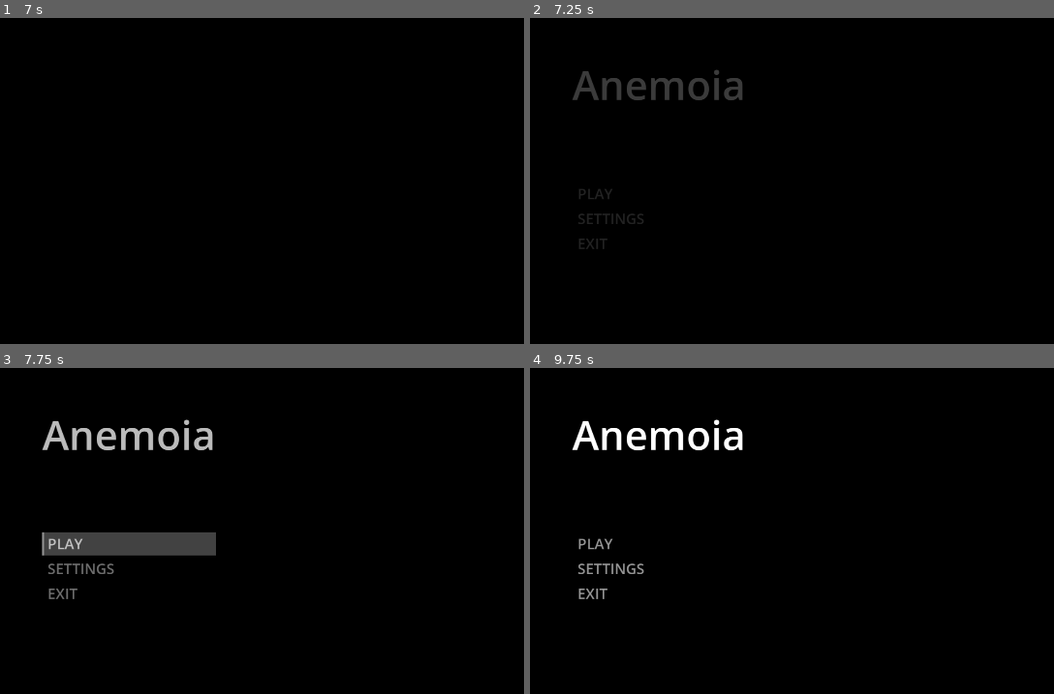
Above: before the commit, frames 1-4 (two rows, left to right).
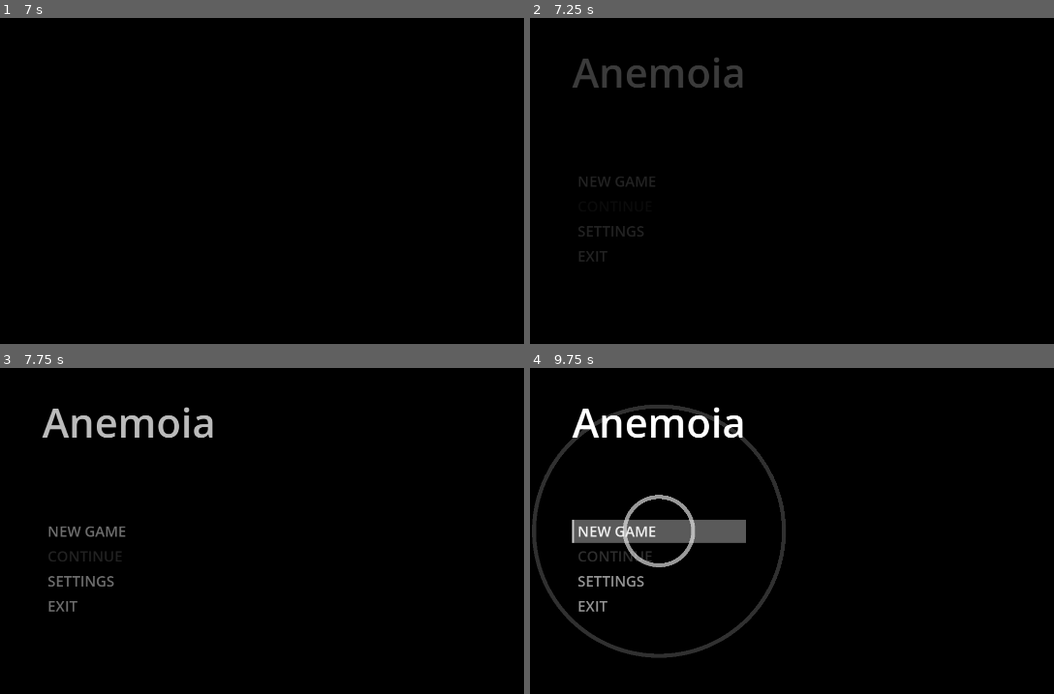
Above: after the commit, the same moments.

Repository: sun-jar/anemoia
Game: Godot game, scene res://scenes/user_interface/SplashScreen.tscn
The game is run twice, just before and just after one commit, with the same random seed, the same clock (stepped at 60 frames per second) and the same inputs.
Inputs (mouse positions are in pixels of both pictures, inside the frame that each line leads up to):
- Up to frame 1 (7 s): tap Enter at 0.5, 3.5, 6.5 s; move the mouse to (outside the picture) at 0.52 s; click (outside the picture) at 0.67 s; move the mouse to (230, 148) at 1.27 s; click (230, 148) at 1.42 s; move the mouse to (466, 31) at 2.02 s; click (466, 31) at 2.17 s; tap Space at 2.75, 4.25 s; move the mouse to (345, 213) at 2.77 s; click (345, 213) at 2.92 s; move the mouse to (outside the picture) at 3.52 s; click (outside the picture) at 3.67 s; move the mouse to (157, 60) at 4.27 s; click (157, 60) at 4.42 s; move the mouse to (424, 125) at 5.02 s; click (424, 125) at 5.17 s; move the mouse to (272, 18) at 5.77 s; click (272, 18) at 5.92 s; move the mouse to (outside the picture) at 6.52 s; click (outside the picture) at 6.67 s
- Up to frame 2 (7.25 s): no input
- Up to frame 3 (7.75 s): click (131, 544) at 7.25 s, where only the run before the commit has a clickable "PLAY"
- Up to frame 4 (9.75 s): click (661, 544) at 8 s, where only the run before the commit has a clickable "PLAY"; click (661, 531) at 8.75 s, where only the run after the commit has a clickable "NEW GAME"; click (661, 531) at 9.5 s, where only the run after the commit has a clickable "NEW GAME"

Frame 1 is identical in both runs. In frame 2, 2.1% of the frame differs, in the area x 8-41%, y 12-75%; in frame 3, 4.9%; in frame 4, 7.1%, in the area x 0-49%, y 11-90%.

Commit message:
feat: add new game & continue, wave on each click in main menu

Diff:
--- a/scenes/user_interface/MainMenu.tscn
+++ b/scenes/user_interface/MainMenu.tscn
@@ -55,9 +55,16 @@
 [node name="VBoxContainer" type="VBoxContainer" parent="ColorRect/MarginContainer/HBoxContainer/VBoxContainer/MarginContainer"]
 layout_mode = 2
 
-[node name="Play2" type="Button" parent="ColorRect/MarginContainer/HBoxContainer/VBoxContainer/MarginContainer/VBoxContainer"]
+[node name="NewGame" type="Button" parent="ColorRect/MarginContainer/HBoxContainer/VBoxContainer/MarginContainer/VBoxContainer"]
 layout_mode = 2
-text = " PLAY"
+text = " NEW GAME"
+alignment = 0
+script = ExtResource("3_qavlj")
+
+[node name="Continue" type="Button" parent="ColorRect/MarginContainer/HBoxContainer/VBoxContainer/MarginContainer/VBoxContainer"]
+layout_mode = 2
+disabled = true
+text = " CONTINUE"
 alignment = 0
 script = ExtResource("3_qavlj")
 
@@ -73,8 +80,10 @@
 alignment = 0
 script = ExtResource("3_qavlj")
 
-[connection signal="mouse_entered" from="ColorRect/MarginContainer/HBoxContainer/VBoxContainer/MarginContainer/VBoxContainer/Play2" to="ColorRect/MarginContainer/HBoxContainer/VBoxContainer/MarginContainer/VBoxContainer/Play2" method="_on_mouse_entered"]
-[connection signal="mouse_exited" from="ColorRect/MarginContainer/HBoxContainer/VBoxContainer/MarginContainer/VBoxContainer/Play2" to="ColorRect/MarginContainer/HBoxContainer/VBoxContainer/MarginContainer/VBoxContainer/Play2" method="_on_mouse_exited"]
+[connection signal="mouse_entered" from="ColorRect/MarginContainer/HBoxContainer/VBoxContainer/MarginContainer/VBoxContainer/NewGame" to="ColorRect/MarginContainer/HBoxContainer/VBoxContainer/MarginContainer/VBoxContainer/NewGame" method="_on_mouse_entered"]
+[connection signal="mouse_exited" from="ColorRect/MarginContainer/HBoxContainer/VBoxContainer/MarginContainer/VBoxContainer/NewGame" to="ColorRect/MarginContainer/HBoxContainer/VBoxContainer/MarginContainer/VBoxContainer/NewGame" method="_on_mouse_exited"]
+[connection signal="mouse_entered" from="ColorRect/MarginContainer/HBoxContainer/VBoxContainer/MarginContainer/VBoxContainer/Continue" to="ColorRect/MarginContainer/HBoxContainer/VBoxContainer/MarginContainer/VBoxContainer/Continue" method="_on_mouse_entered"]
+[connection signal="mouse_exited" from="ColorRect/MarginContainer/HBoxContainer/VBoxContainer/MarginContainer/VBoxContainer/Continue" to="ColorRect/MarginContainer/HBoxContainer/VBoxContainer/MarginContainer/VBoxContainer/Continue" method="_on_mouse_exited"]
 [connection signal="mouse_entered" from="ColorRect/MarginContainer/HBoxContainer/VBoxContainer/MarginContainer/VBoxContainer/Settings" to="ColorRect/MarginContainer/HBoxContainer/VBoxContainer/MarginContainer/VBoxContainer/Settings" method="_on_mouse_entered"]
 [connection signal="mouse_exited" from="ColorRect/MarginContainer/HBoxContainer/VBoxContainer/MarginContainer/VBoxContainer/Settings" to="ColorRect/MarginContainer/HBoxContainer/VBoxContainer/MarginContainer/VBoxContainer/Settings" method="_on_mouse_exited"]
 [connection signal="mouse_entered" from="ColorRect/MarginContainer/HBoxContainer/VBoxContainer/MarginContainer/VBoxContainer/Exit" to="ColorRect/MarginContainer/HBoxContainer/VBoxContainer/MarginContainer/VBoxContainer/Exit" method="_on_mouse_entered"]
--- /dev/null
+++ b/scenes/user_interface/MainMenuWave.tscn
@@ -0,0 +1,11 @@
+[gd_scene load_steps=2 format=3 uid="uid://5d5eftq5ef1f"]
+
+[ext_resource type="Script" path="res://scripts/user_interface/MainMenuWave.gd" id="1_byqjh"]
+
+[node name="MainMenuWave" type="Node2D"]
+script = ExtResource("1_byqjh")
+radius = 20.0
+expansion_speed = 300.0
+
+[node name="Line2D" type="Line2D" parent="."]
+default_color = Color(0.955963, 0.955963, 0.955963, 1)
--- a/scenes/user_interface/ui_theme.tres
+++ b/scenes/user_interface/ui_theme.tres
@@ -1,4 +1,16 @@
-[gd_resource type="Theme" load_steps=4 format=3 uid="uid://ckj3o7pvq8kca"]
+[gd_resource type="Theme" load_steps=5 format=3 uid="uid://ckj3o7pvq8kca"]
+
+[sub_resource type="StyleBoxFlat" id="StyleBoxFlat_2bx56"]
+content_margin_left = 4.0
+content_margin_top = 4.0
+content_margin_right = 4.0
+content_margin_bottom = 4.0
+bg_color = Color(0.223529, 0.223529, 0.223529, 0)
+corner_radius_top_left = 3
+corner_radius_top_right = 3
+corner_radius_bottom_right = 3
+corner_radius_bottom_left = 3
+corner_detail = 5
 
 [sub_resource type="StyleBoxFlat" id="StyleBoxFlat_0lvb7"]
 content_margin_left = 4.0
@@ -30,9 +42,11 @@
 
 [resource]
 Button/colors/font_color = Color(0.592157, 0.592157, 0.592157, 1)
+Button/colors/font_disabled_color = Color(1, 1, 1, 0.184314)
 Button/colors/font_focus_color = Color(0.592157, 0.592157, 0.592157, 1)
 Button/colors/font_hover_color = Color(0.95, 0.95, 0.95, 1)
 Button/font_sizes/font_size = 36
+Button/styles/disabled = SubResource("StyleBoxFlat_2bx56")
 Button/styles/focus = SubResource("StyleBoxFlat_0lvb7")
 Button/styles/hover = SubResource("StyleBoxFlat_pyly1")
 Button/styles/normal = SubResource("StyleBoxFlat_co7ib")
--- a/scripts/user_interface/MainMenu.gd
+++ b/scripts/user_interface/MainMenu.gd
@@ -2,18 +2,27 @@
 
 @onready var hover_stylebox := theme.get_stylebox("hover", "Button") as StyleBoxFlat
 
+var animation_finished = false
+
 # Called when the node enters the scene tree for the first time.
 func _ready() -> void:
+	mouse_filter = MOUSE_FILTER_PASS
 	var tween = self.create_tween()
 	tween.tween_interval(0.5)
 	tween.tween_property($ColorRect, "modulate:a", 1.0, 1.0)
 	hover_stylebox.bg_color.a = 0.0
-
+	await tween.finished
+	animation_finished = true
 
 # Called every frame. 'delta' is the elapsed time since the previous frame.
 func _process(_delta: float) -> void:
 	pass
 
+func _input(event):
+	if event is InputEventMouseButton and event.pressed and animation_finished:
+		var wave = preload("res://scenes/user_interface/MainMenuWave.tscn").instantiate()
+		wave.global_position = get_global_mouse_position()
+		add_child(wave)
 
 func _on_exit_pressed() -> void:
 	get_tree().quit()
--- /dev/null
+++ b/scripts/user_interface/MainMenuWave.gd
@@ -0,0 +1,47 @@
+extends Node2D
+
+@export var radius: float = 10.0
+@export var expansion_speed: float = 150.0
+@export var fade_duration: float = 1.75
+
+@onready var lines = $Line2D
+
+var fade_timer: float = 0.0
+var points: Array = []
+
+func generate_circle(radius: float, segments: int = 128):
+	$Line2D.clear_points()
+
+	points = []
+	for i in range(segments + 1):
+		var angle = (i / float(segments)) * PI * 2
+		var point = Vector2(cos(angle) * radius, sin(angle) * radius)
+		points.append(point)
+
+	if $Line2D:
+		$Line2D.points = points
+
+func update_wave(delta):
+	var center = global_position
+	var new_points = []
+	for i in points:
+		var global_point = center + i
+		var direction = (global_point - center).normalized()
+		var new_pos = global_point + direction * expansion_speed * delta
+		new_points.append(new_pos - center)
+
+	points = new_points
+	$Line2D.points = points
+
+func _ready() -> void:
+	generate_circle(radius)
+
+func _process(delta: float) -> void:
+	update_wave(delta)
+	fade_timer += delta
+
+	var alpha = max(0.0, 0.75 - (fade_timer / fade_duration))
+	$Line2D.modulate.a = alpha
+
+	if alpha <= 0.0:
+		queue_free()
--- a/scripts/user_interface/button/Hover.gd
+++ b/scripts/user_interface/button/Hover.gd
@@ -1,6 +1,7 @@
 extends Button
 
 @onready var root_node = get_tree().root.get_node("MainMenu")
+
 var show_focus_outline: bool = false
 var hover_stylebox: StyleBoxFlat
 var tween: Tween
